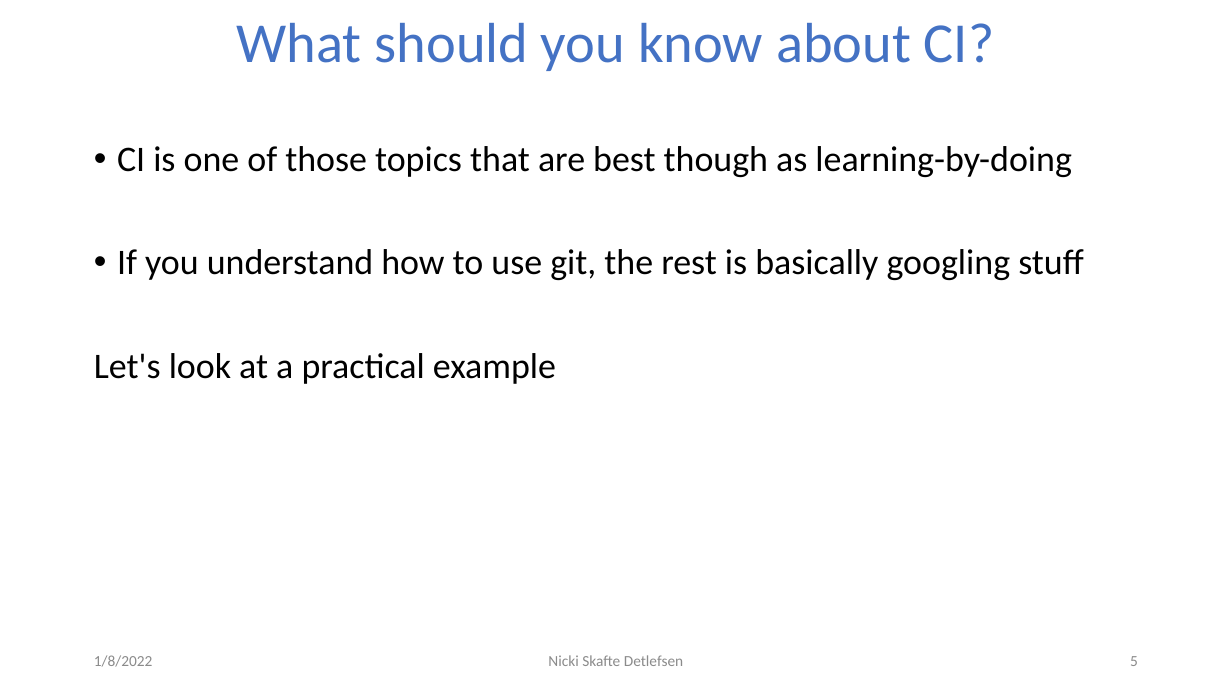
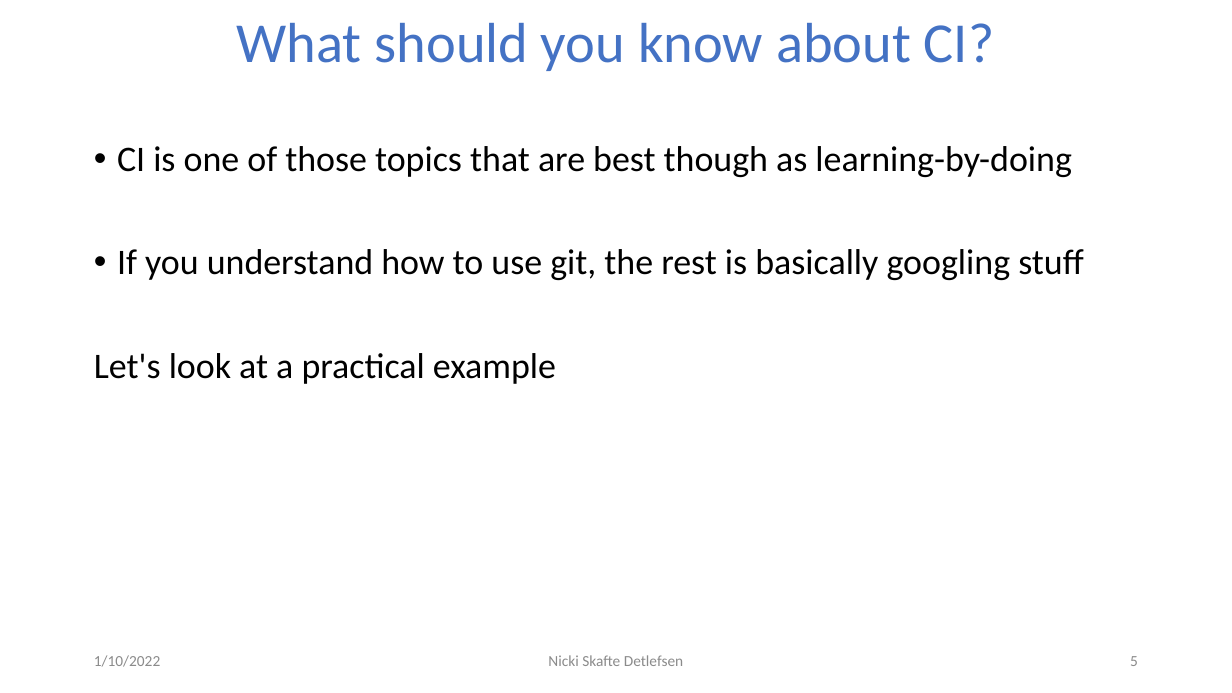
Before and after one commit to DeepEasterbunny/dtu_mlops, a slide deck: slide 5 of s5_continues_x/lecture/ci.pptx. Drawn at 1232x693 pixels with LibreOffice and Linux fonts; fonts in the diff are those of the drawing; background and template pictures are left out. Boxes give left, top, right and bottom in pixels: in the first picture for what was removed or moved away, otherwise in the second. Text is boxed around its words. In the diff, an @@ line names an element or a change of style, - is before the commit and + after.

```diff
--- a/s5_continues_x/lecture/ci.pptx
+++ b/s5_continues_x/lecture/ci.pptx
@@ text at [94, 655, 160, 667]: text changed @@
-1/8/2022
+1/10/2022
```
Also in this commit, not shown: 22 other slides changed, 1 other file.
